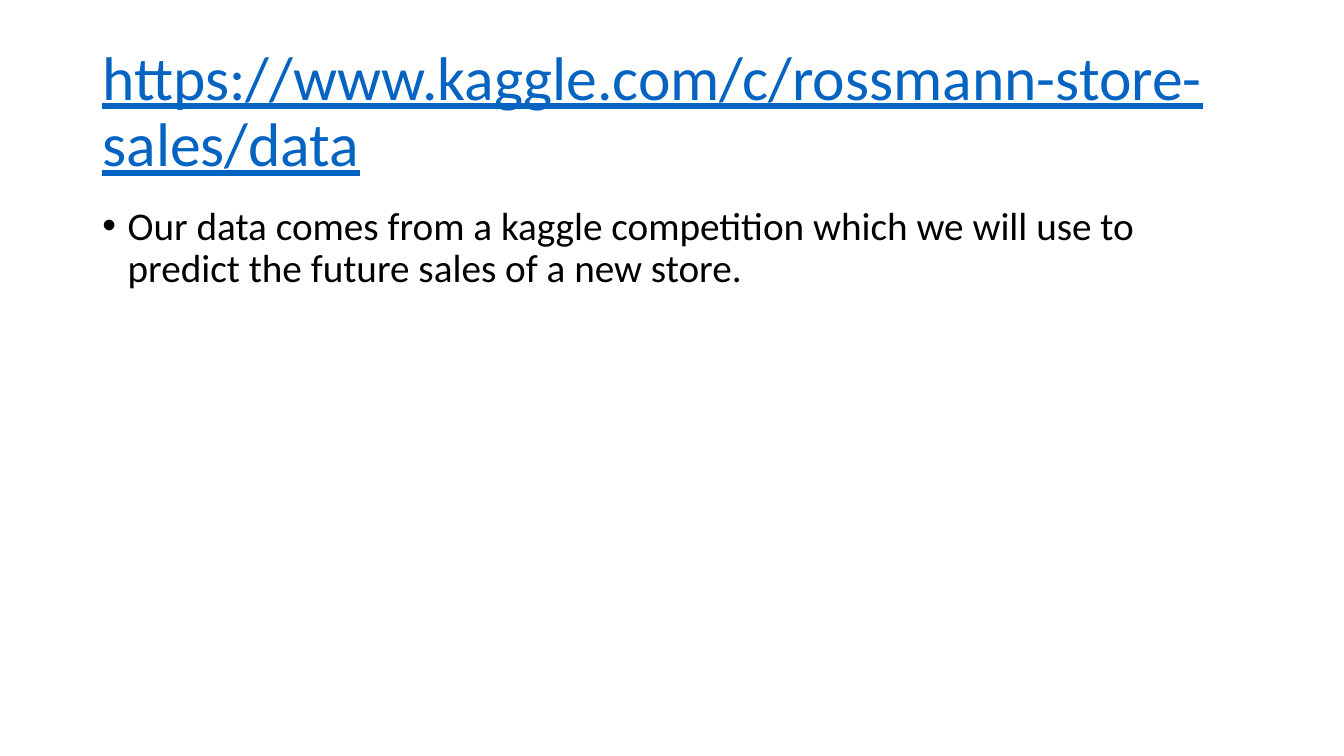
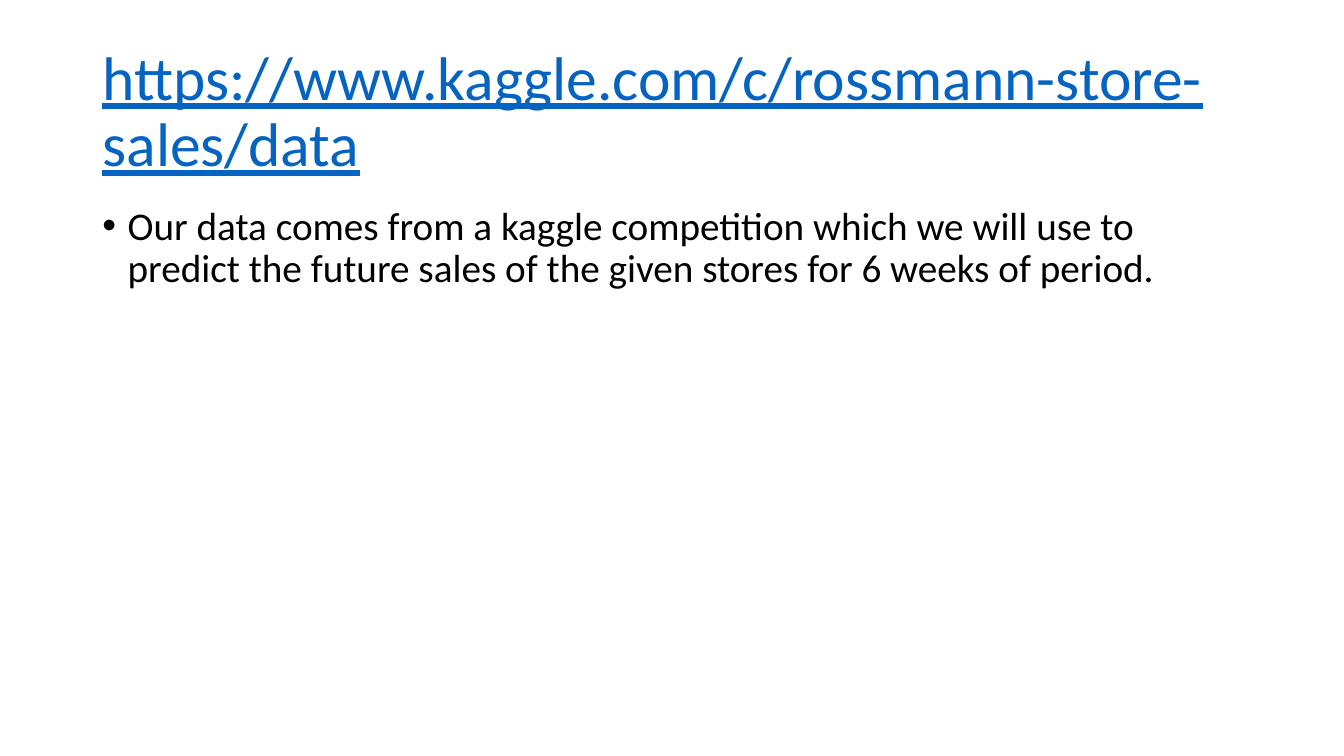
Before and after one commit to ogegulec/EC-48W-Summer-2019, a slide deck: slide 2 of FinalProjects/Group The Five Horsemen/dataexpreport.pptx. Drawn at 1344x756 pixels with LibreOffice and Linux fonts; fonts in the diff are those of the drawing. Boxes give left, top, right and bottom in pixels: in the first picture for what was removed or moved away, otherwise in the second. Text is boxed around its words. In the diff, an @@ line names an element or a change of style, - is before the commit and + after.

```diff
--- a/FinalProjects/Group The Five Horsemen/dataexpreport.pptx
+++ b/FinalProjects/Group The Five Horsemen/dataexpreport.pptx
@@ text at bbox=[128, 212, 1154, 289]: text changed @@
-• Our data comes from a kaggle competition which we will use to predict the future sales of a new store.
+• Our data comes from a kaggle competition which we will use to predict the future sales of the given stores for 6 weeks of period.
```
